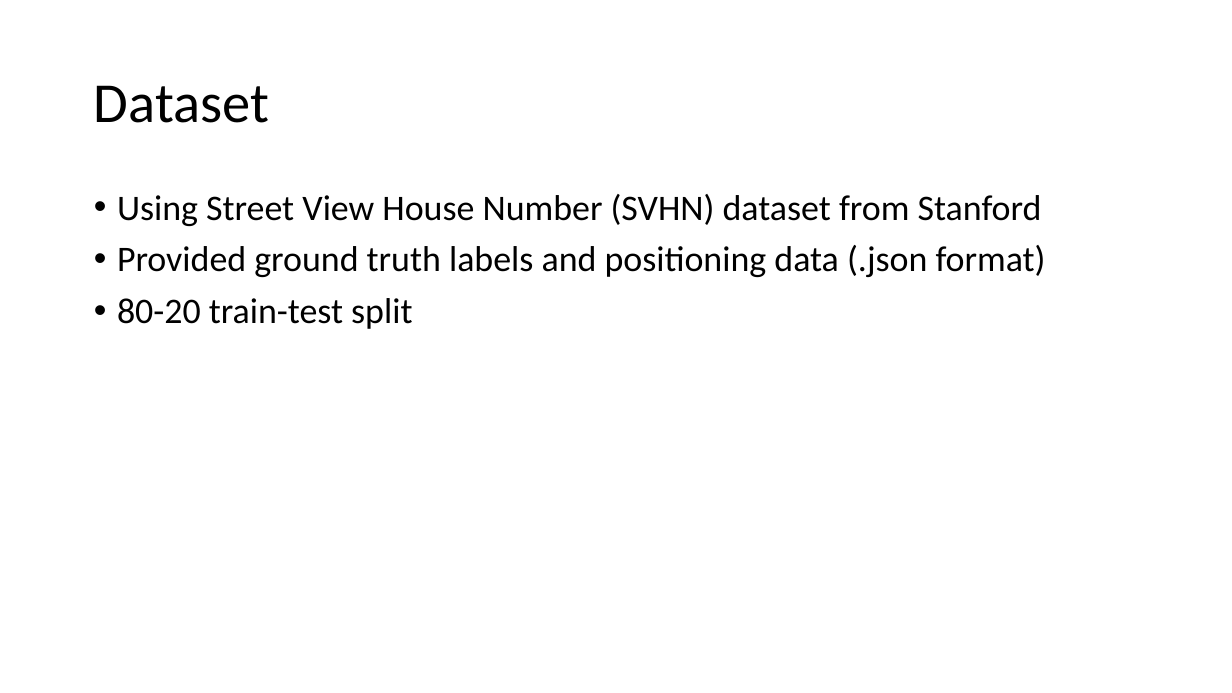
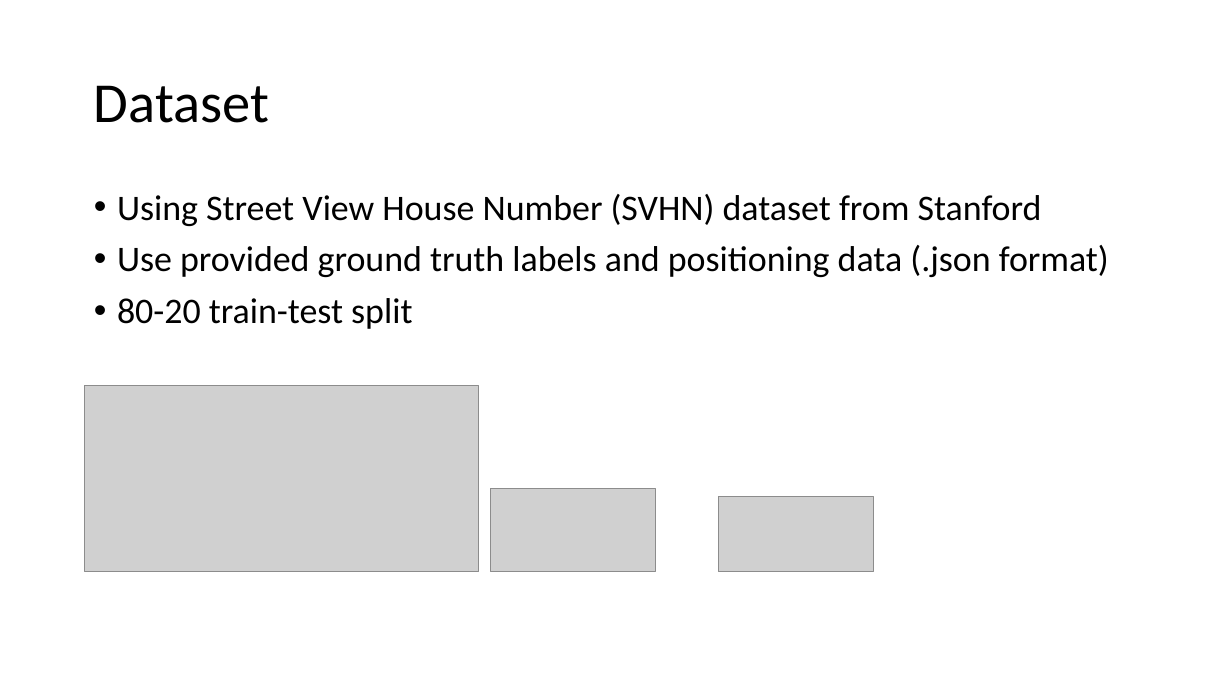
Before and after one commit to tugsag/SVHN-Recognition, a slide deck: slide 2 of SVHN.pptx. Drawn at 1232x693 pixels with LibreOffice and Linux fonts; fonts in the diff are those of the drawing; grey boxes stand for pictures. Boxes give left, top, right and bottom in pixels: in the first picture for what was removed or moved away, otherwise in the second. Text is boxed around its words. In the diff, an @@ line names an element or a change of style, - is before the commit and + after.

```diff
--- a/SVHN.pptx
+++ b/SVHN.pptx
@@ text at <box>117,245,1109,277</box>: text changed @@
-• Provided ground truth labels and positioning data (.json format)
+• Use provided ground truth labels and positioning data (.json format)
@@ picture added at <box>85,385,480,571</box> @@
@@ picture added at <box>491,488,655,572</box> @@
@@ picture added at <box>719,497,874,572</box> @@
```
